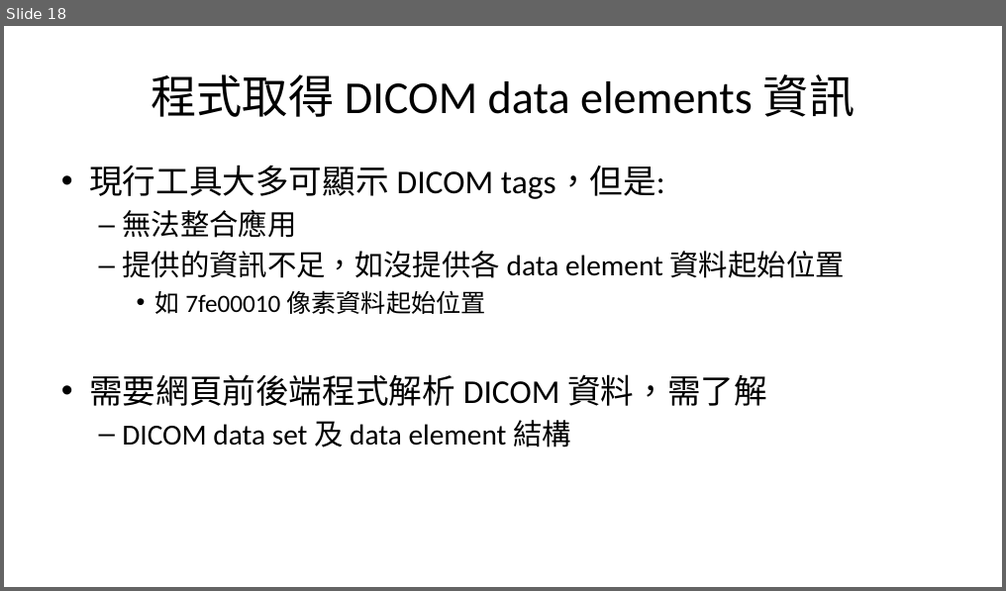
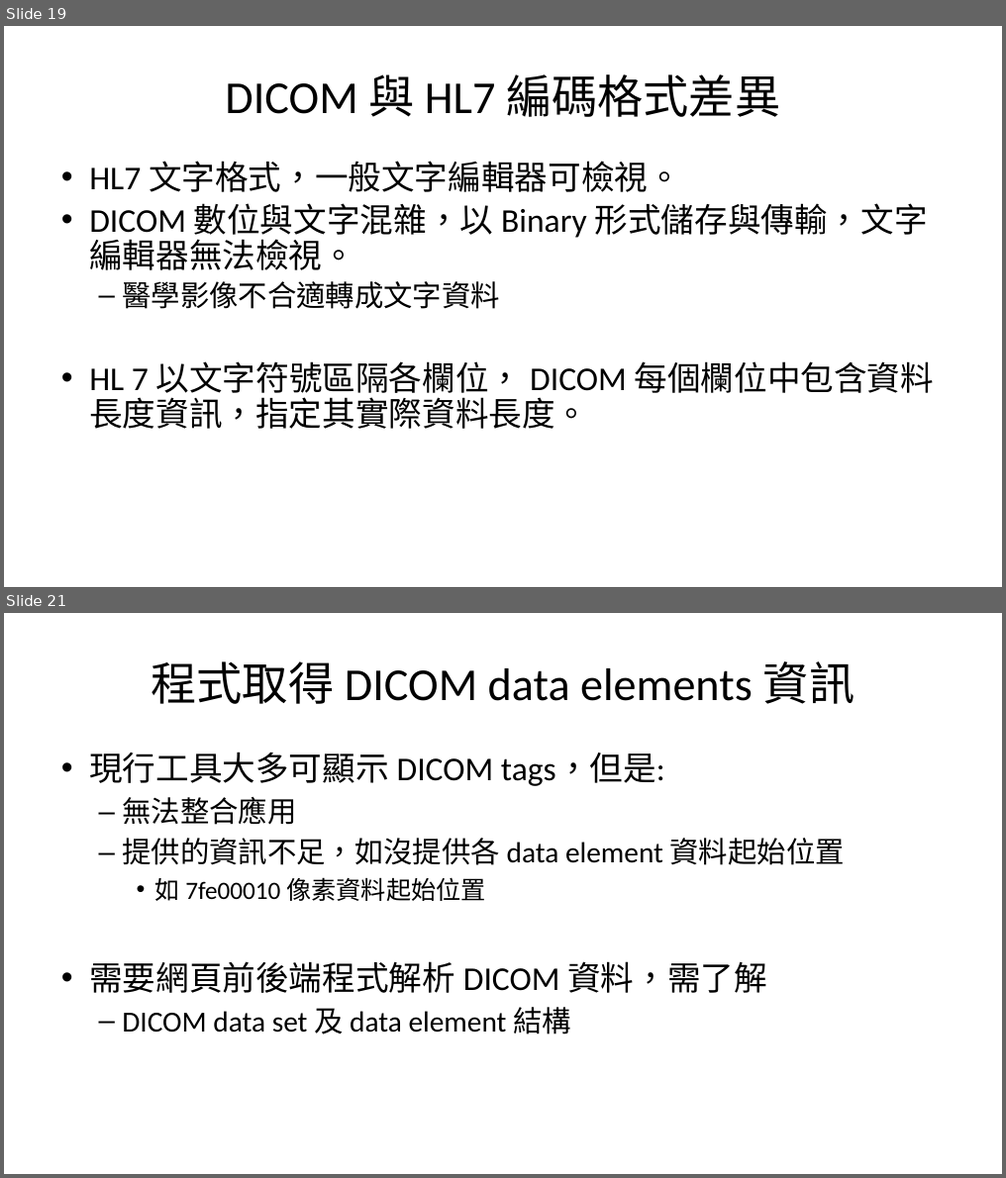
Before and after one commit to mos2718/drawDICOM, a slide deck: DrawDICOM1.pptx. Shown one above the other, each under a label of ours: slide 18 before the commit, slides 19 and 21 after it; the slides between them are not shown. The pictures are 1006x591 and 1006x1178 pixels, drawn with LibreOffice and Linux fonts; fonts in the diff are those of the drawing. Boxes give left, top, right and bottom in pixels: in the first picture for what was removed or moved away, otherwise in the second. Text is boxed around its words. In the diff, an @@ line names an element or a change of style, - is before the commit and + after.

```diff
--- a/DrawDICOM1.pptx
+++ b/DrawDICOM1.pptx
@@ slide 19 added at [4,26,1002,587], background #FFFFFF @@
@@ title added at [225,75,780,117], 44 pt, text #000000 @@
+DICOM 與 HL7 編碼格式差異
@@ text added at [89,161,934,429], 32 pt, text #000000 @@
+• HL7 文字格式，一般文字編輯器可檢視。
+• DICOM 數位與文字混雜，以 Binary 形式儲存與傳輸，文字編輯器無法檢視。
+  – 醫學影像不合適轉成文字資料
+• HL 7 以文字符號區隔各欄位， DICOM 每個欄位中包含資料長度資訊，指定其實際資料長度。
@@ what was slide 18 is now slide 21 @@
```
Also in this commit, not shown: 3 slides changed, 7 other slides added, 5 other files.
